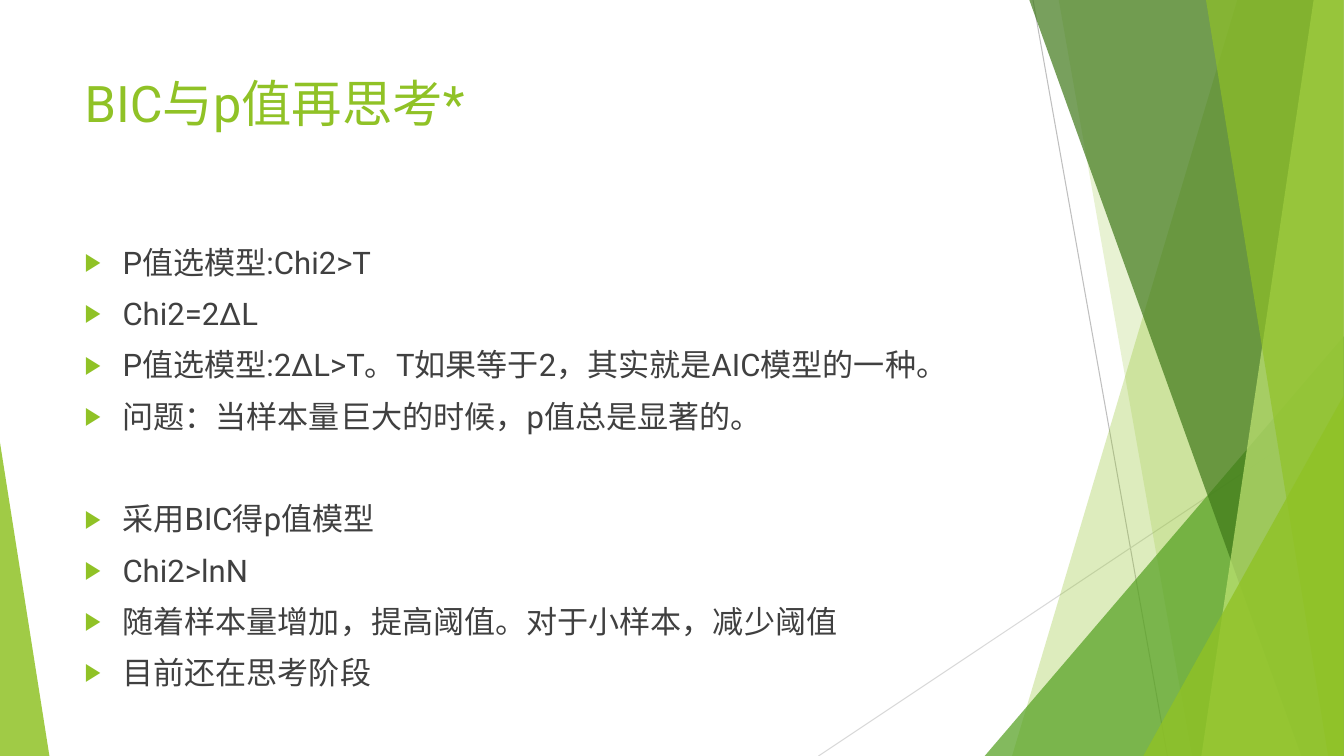
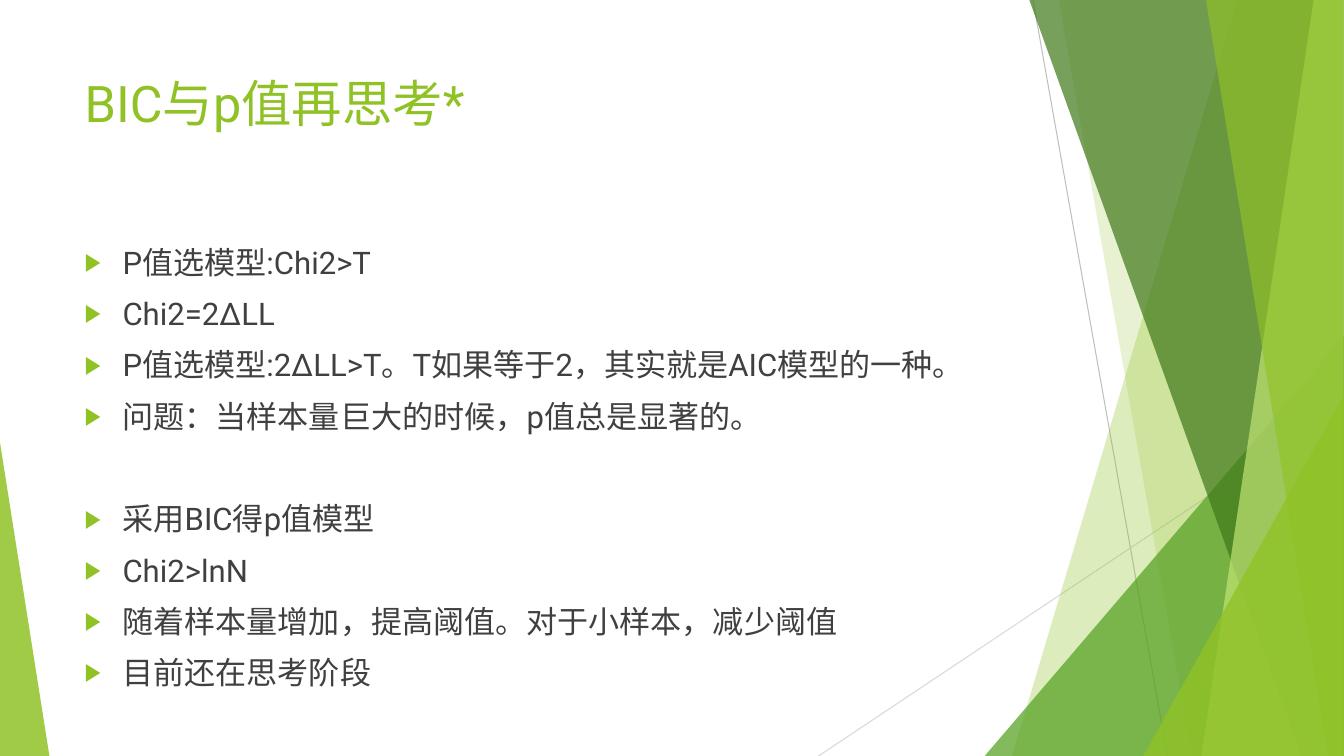
Before and after one commit to wangyi-fudan/BIOL130173, a slide deck: slide 16 of 8_model_selection.pptx. Drawn at 1344x756 pixels with LibreOffice and Linux fonts; fonts in the diff are those of the drawing. Boxes give left, top, right and bottom in pixels: in the first picture for what was removed or moved away, otherwise in the second. Text is boxed around its words. In the diff, an @@ line names an element or a change of style, - is before the commit and + after.

```diff
--- a/8_model_selection.pptx
+++ b/8_model_selection.pptx
@@ text at (123, 301, 964, 379): text changed @@
-▶ Chi2=2ΔL
-▶ P值选模型:2ΔL>T。T如果等于2，其实就是AIC模型的一种。
+▶ Chi2=2ΔLL
+▶ P值选模型:2ΔLL>T。T如果等于2，其实就是AIC模型的一种。
```
Also in this commit, not shown: 1 other slide changed.
